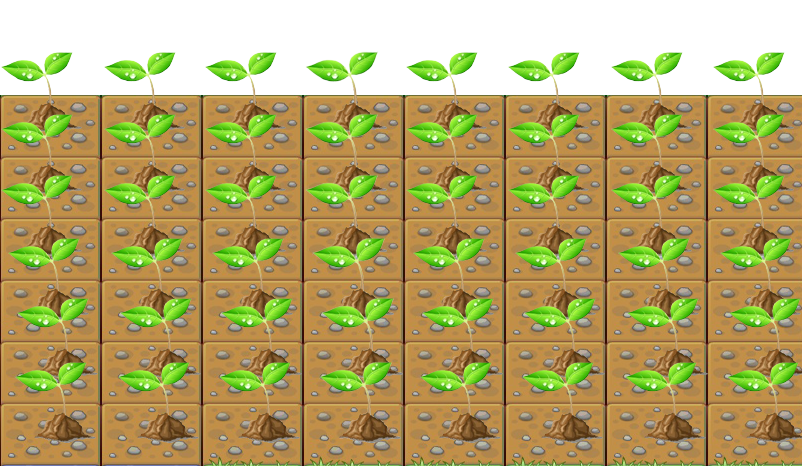
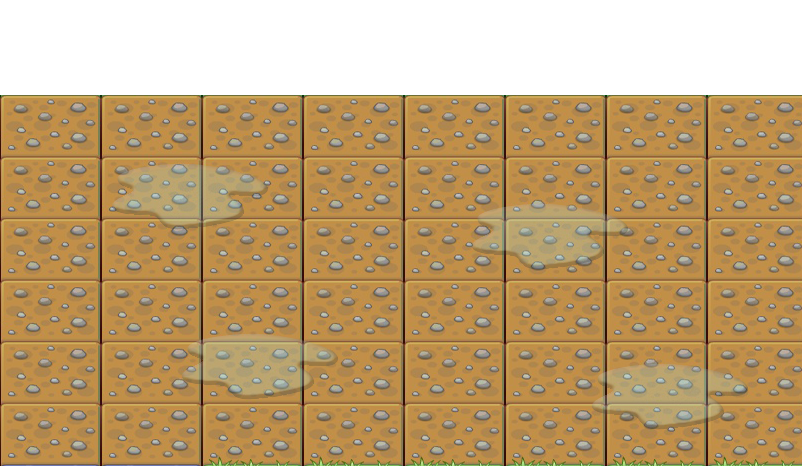
Layered file, before and after one edit (802x466). Changes by layer:
added layer "puddle copy 7" (25%) above "Puddles" over [111, 163, 749, 430]
hid group "Sprout" (6 layers) over [1, 51, 802, 443]
